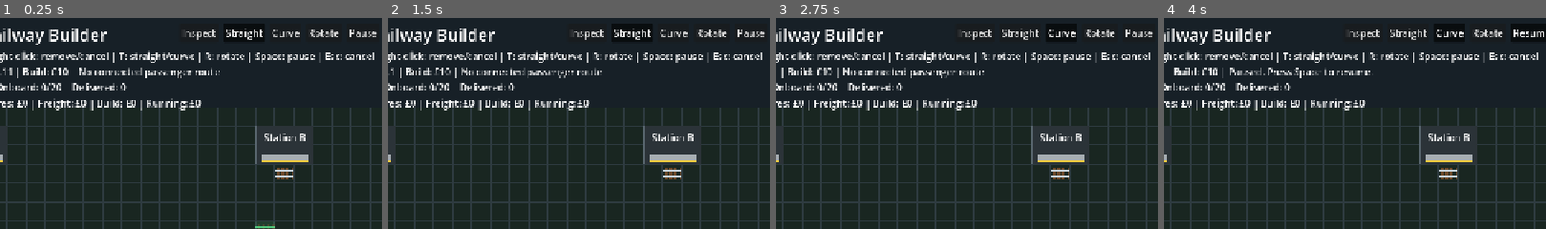
Above: before the commit, frames 1-4 (left to right).
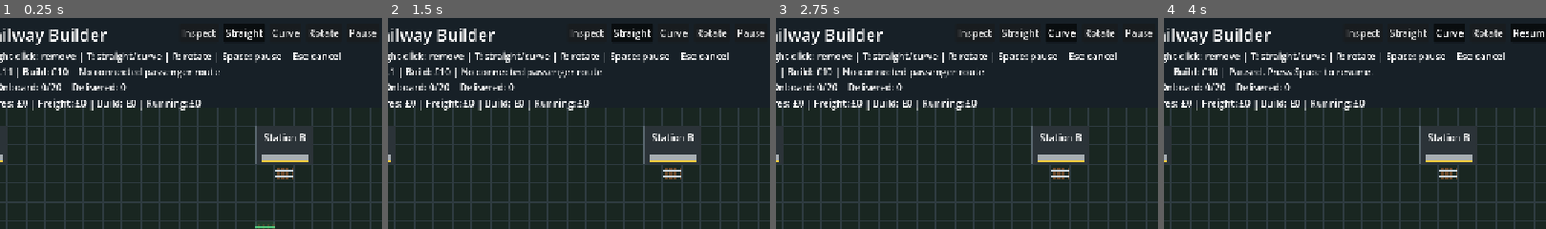
Above: after the commit, the same moments.

Repository: easyridebelgium-arch/Trainz
Game: Godot game, scene res://scenes/main/main.tscn
Same seed, same stepped clock (60 frames per second), same inputs: the game is played once before the commit and once after it.
Inputs:
- Up to frame 1 (0.25 s): no input
- Up to frame 2 (1.5 s): click "Inspect" at 0.5 s; click "Straight" at 1.25 s
- Up to frame 3 (2.75 s): click "Curve" at 2 s
- Up to frame 4 (4 s): click "Rotate" at 2.75 s; click "Pause" at 3.5 s
The pictures show only the part of the screen within x 14-64%, y 0-50%; the shares and areas given below are measured in that part.

The runs differ from the first frame. In frame 1, 1.8% of the frame differs, in the area x 20-98%, y 15-22%; in frame 2, 1.8%; in frame 3, 1.8%; in frame 4, 1.8%.

Commit message:
Add drag-to-demolish preview and grouped construction undo

Diff:
--- a/scripts/main.gd
+++ b/scripts/main.gd
@@ -142,6 +142,9 @@
 var redo_button: Button
 var passenger_service_enabled: bool = true
 var service_button: Button
+var demolition_mode: bool = false
+var demolition_cells: Dictionary = {}
+var demolition_last_cell: Vector2i = Vector2i.ZERO
 
 @onready var instructions: Label = $Interface/Instructions
 @onready var straight_button: Button = $Interface/Toolbar/StraightButton
@@ -178,6 +181,8 @@
 func _process(delta: float) -> void:
 	_move_camera_with_keyboard(delta)
 	hovered_cell = _mouse_to_cell()
+	if is_dragging and demolition_mode:
+		_collect_demolition_cells(hovered_cell)
 
 	# Interface messages expire even while simulation is paused.
 	if notice_remaining > 0.0:
@@ -204,11 +209,18 @@
 			if event.keycode == KEY_HOME:
 				is_dragging = false
 				is_panning = false
+				demolition_cells.clear()
 				_reset_camera()
 				return
 
 			if event.keycode == KEY_ESCAPE:
 				is_dragging = false
+				demolition_cells.clear()
+				return
+
+			if event.keycode == KEY_I:
+				_toggle_inspect_mode()
+				return
 
 			if event.keycode == KEY_T and not is_dragging:
 				if selected_curve.is_empty():
@@ -222,14 +234,17 @@
 			if event.keycode == KEY_SPACE:
 				_toggle_pause()
 
-			if event.keycode == KEY_I:
-				_toggle_inspect_mode()
-				return
-
 	if event is InputEventMouseButton:
 		var cell: Vector2i = _mouse_to_cell()
 
 		if event.button_index == MOUSE_BUTTON_LEFT:
+			# Left-click cancels an active demolition gesture.
+			if is_dragging and demolition_mode:
+				if event.pressed:
+					is_dragging = false
+					demolition_cells.clear()
+				return
+
 			if inspect_mode:
 				if event.pressed:
 					_inspect_station_at(cell)
@@ -237,28 +252,37 @@
 
 			if event.pressed:
 				if _can_build_at(cell):
+					demolition_mode = false
+					demolition_cells.clear()
 					drag_start = cell
 					is_dragging = true
 			elif is_dragging:
 				_finish_track_drag(cell)
 
-		if event.button_index == MOUSE_BUTTON_RIGHT and event.pressed:
-			if inspect_mode:
-				_close_station_inspector()
-				return
-			# Right-click cancels an active construction preview.
-			if is_dragging:
-				is_dragging = false
-				return
-
-			if not _can_build_at(cell):
-				return
-
-			if cell in [STATION_A, STATION_B, FOREST_SITE, CARGO_TERMINAL]:
-				return
-
-			_remove_track_with_history(cell)
-
+		if event.button_index == MOUSE_BUTTON_RIGHT:
+			if event.pressed:
+				if inspect_mode:
+					_close_station_inspector()
+					return
+
+				# Right-click still cancels a construction preview.
+				if is_dragging:
+					is_dragging = false
+					demolition_cells.clear()
+					return
+
+				if not _is_inside_map(cell):
+					return
+
+				demolition_mode = true
+				is_dragging = true
+				drag_start = cell
+				demolition_last_cell = cell
+				demolition_cells.clear()
+				_collect_demolition_cells(cell)
+
+			elif is_dragging and demolition_mode:
+				_finish_demolition(cell)
 
 func _check_route() -> void:
 	var new_route: Array[Vector2i] = RailRouter.find_route(
@@ -373,6 +397,11 @@
 	var direction: String = "Vertical" if placing_vertical else "Horizontal"
 	if inspect_mode:
 		direction = "Inspect: click a station track"
+	elif is_dragging and demolition_mode:
+		direction = "Remove %d tracks — refund £%d" % [
+			demolition_cells.size(),
+			demolition_cells.size() * TRACK_REFUND
+		]
 
 	if not selected_curve.is_empty():
 		direction = "Curve " + selected_curve
@@ -397,7 +426,7 @@
 		affordability = " — insufficient funds"
 
 	instructions.text = (
-		"Left-drag: build | Right-click: remove/cancel"
+		"Left-drag: build | Right-click: remove"
 		+ " | T: straight/curve | R: rotate"
 		+ " | Space: pause | Esc: cancel"
 		+ "\n%s | Cell: %d,%d | Build: £%d%s | %s"
@@ -456,24 +485,28 @@
 				false,
 				2.0
 			)
+
+	elif is_dragging and demolition_mode:
+		_draw_demolition_preview()
+
+	elif is_dragging:
+		var track_type: Variant = _drag_is_vertical(hovered_cell)
+
+		if not selected_curve.is_empty():
+			track_type = selected_curve
+
+		for cell in _get_drag_cells(hovered_cell):
+			if not tracks.has(cell):
+				_draw_build_preview(cell, track_type)
+
 	else:
-		if is_dragging:
-			var track_type: Variant = _drag_is_vertical(hovered_cell)
+		if _is_inside_map(hovered_cell) and not tracks.has(hovered_cell):
+			var track_type: Variant = placing_vertical
 
 			if not selected_curve.is_empty():
 				track_type = selected_curve
 
-			for cell in _get_drag_cells(hovered_cell):
-				if not tracks.has(cell):
-					_draw_build_preview(cell, track_type)
-		else:
-			if _is_inside_map(hovered_cell) and not tracks.has(hovered_cell):
-				var track_type: Variant = placing_vertical
-
-				if not selected_curve.is_empty():
-					track_type = selected_curve
-
-				_draw_build_preview(hovered_cell, track_type)
+			_draw_build_preview(hovered_cell, track_type)
 
 	_draw_train()
 
@@ -796,7 +829,7 @@
 	notice_remaining = 4.0
 
 func _get_preview_cost() -> int:
-	if inspect_mode:
+	if inspect_mode or (is_dragging and demolition_mode):
 		return 0
 	var tile_count: int = 0
 
@@ -1422,12 +1455,16 @@
 
 		# Cancel construction if its drag ends over the interface.
 		if (
-			event.button_index == MOUSE_BUTTON_LEFT
+			event.button_index in [
+				MOUSE_BUTTON_LEFT,
+				MOUSE_BUTTON_RIGHT
+			]
 			and not event.pressed
 			and is_dragging
 			and _mouse_is_over_interface()
 		):
 			is_dragging = false
+			demolition_cells.clear()
 			get_viewport().set_input_as_handled()
 			return
 
@@ -2353,3 +2390,103 @@
 			service_button.tooltip_text = (
 				"Resume service, or cancel a pending withdrawal."
 			)
+func _can_demolish(cell: Vector2i) -> bool:
+	if not _is_inside_map(cell):
+		return false
+
+	if not tracks.has(cell) or _is_station_space(cell):
+		return false
+
+	if cell in [STATION_A, STATION_B, FOREST_SITE, CARGO_TERMINAL]:
+		return false
+
+	return true
+
+
+func _collect_demolition_cells(target: Vector2i) -> void:
+	var difference: Vector2i = target - demolition_last_cell
+	var steps: int = maxi(absi(difference.x), absi(difference.y))
+
+	# Fill gaps between samples when the mouse moves quickly.
+	for index in range(steps + 1):
+		var cell: Vector2i = demolition_last_cell
+
+		if steps > 0:
+			var fraction: float = float(index) / float(steps)
+			var point: Vector2 = Vector2(demolition_last_cell).lerp(
+				Vector2(target),
+				fraction
+			)
+
+			cell = Vector2i(point.round())
+
+		if _can_demolish(cell):
+			demolition_cells[cell] = true
+
+	demolition_last_cell = target
+
+
+func _finish_demolition(target: Vector2i) -> void:
+	_collect_demolition_cells(target)
+	is_dragging = false
+
+	var before: Dictionary = {}
+	var after: Dictionary = {}
+
+	for cell in demolition_cells:
+		if _can_demolish(cell):
+			before[cell] = tracks[cell]
+			after[cell] = null
+
+	demolition_cells.clear()
+
+	if before.is_empty():
+		queue_redraw()
+		return
+
+	for cell in before:
+		tracks.erase(cell)
+
+	var refund: int = before.size() * TRACK_REFUND
+	money += refund
+
+	_record_construction_change(
+		before,
+		after,
+		refund,
+		0
+	)
+
+	_check_route()
+
+	_show_notice(
+		"Removed %d tracks. Refunded £%d."
+		% [before.size(), refund]
+	)
+
+	queue_redraw()
+
+
+func _draw_demolition_preview() -> void:
+	for cell in demolition_cells:
+		var origin: Vector2 = Vector2(cell) * TILE_SIZE
+		var color := Color(1.0, 0.3, 0.2)
+
+		draw_rect(
+			Rect2(origin, Vector2(TILE_SIZE, TILE_SIZE)),
+			Color(1.0, 0.1, 0.05, 0.3)
+		)
+
+		draw_line(
+			origin + Vector2(5, 5),
+			origin + Vector2(TILE_SIZE - 5, TILE_SIZE - 5),
+			color,
+			2.0
+		)
+
+		draw_line(
+			origin + Vector2(TILE_SIZE - 5, 5),
+			origin + Vector2(5, TILE_SIZE - 5),
+			color,
+			2.0
+		)
